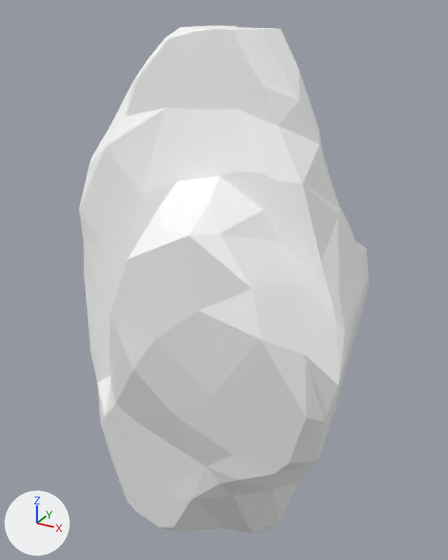
Before and after pictures for a commit that changed the glTF model assets/synty/tropical/models/SM_Env_Rock_Flat_02.glb.
Rendered twice from a 50 mm camera at (2.5, -4.54, 4.78) aimed at (-0.1, 0.19, 2.41). Every picture has the same lights, and +X, +Y and +Z are marked at lower left.

Names of what the first picture shows: 'SM_Env_Rock_Flat_02'.
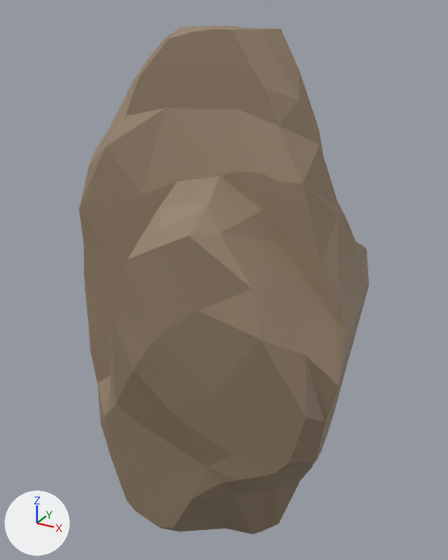
Changed parts and their boxes [x1, y1, x2, y2] in the pictures (448 x 560 px):
'SM_Env_Rock_Flat_02', surface changed (white to brown)
    both: [79, 26, 369, 534]

The change in detail:
Picture 'PolygonNatureBiomes_Tropical_Texture_01' (img_polygonnaturebiomes_tropical_texture_01) is new.
In material 'Nature24' (mat_nature24), base_color is no longer (1.0, 1.0, 1.0), white #ffffff.
In material 'Nature24' (mat_nature24), texture is now set to img_polygonnaturebiomes_tropical_texture_01.
